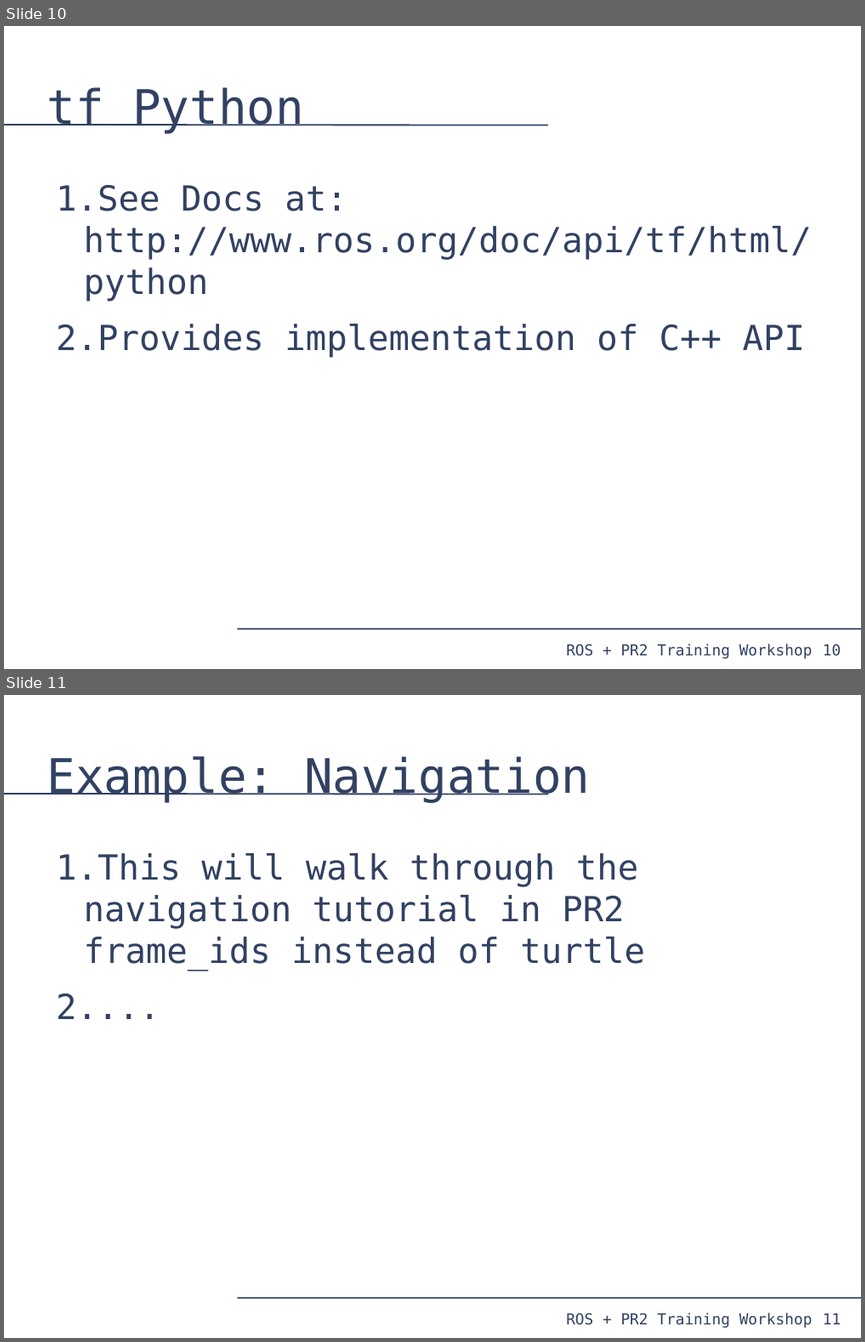
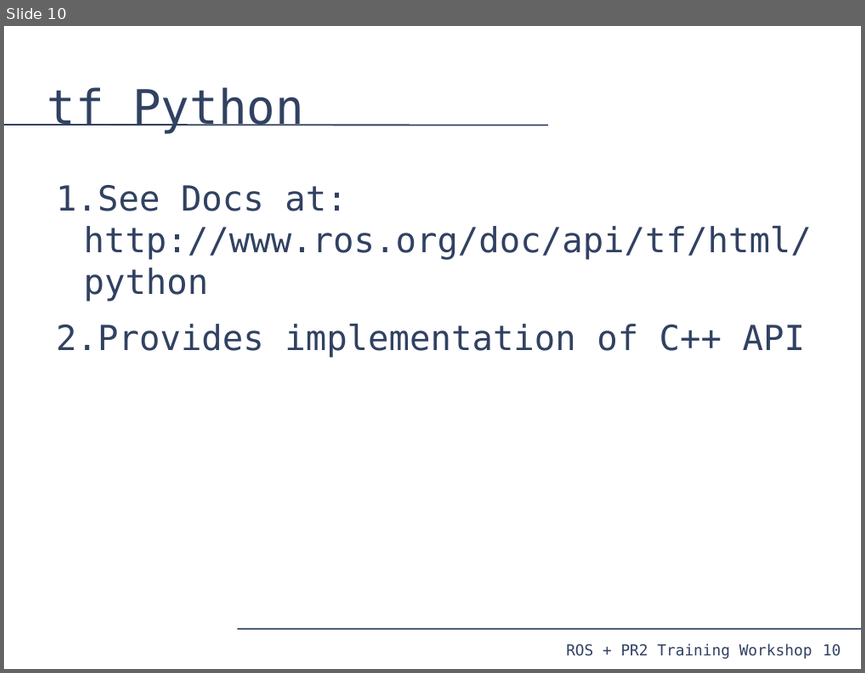
Before and after one commit to PR2/pr2_docs, a slide deck: pr2_training_workshop/tf/tf_training.odp. Shown one above the other, each under a label of ours: slides 10 and 11 before the commit, slide 10 after it. The pictures are 865x1342 and 865x673 pixels, drawn with LibreOffice and Linux fonts; fonts in the diff are those of the drawing. Boxes give left, top, right and bottom in pixels: in the first picture for what was removed or moved away, otherwise in the second. Text is boxed around its words. In the diff, an @@ line names an element or a change of style, - is before the commit and + after.

```diff
--- a/pr2_training_workshop/tf/tf_training.odp
+++ b/pr2_training_workshop/tf/tf_training.odp
@@ slide 11 removed at <box>4,695,861,1338</box>, background #FFFFFF; not listed: 4 template elements that a slide beside it also shows @@
@@ title removed at <box>46,756,590,803</box> @@
-Example: Navigation
@@ text removed at <box>56,853,645,964</box> @@
-1. This will walk through the navigation tutorial in PR2 frame_ids instead of turtle
-2. ...
```
Also in this commit, not shown: 1 slide changed, 10 slides added.
